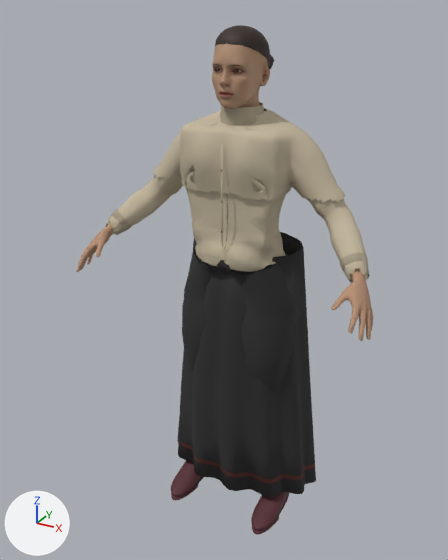
The glTF model web/public/models/characters/woman-shawl-lod0.glb as it was, and as the next commit left it.
Both versions are drawn from a camera (50 mm lens) standing at (0.923, -1.837, 1.813) and looking at (-0.052, -0.064, 0.927). The lights are fixed; the arrows at lower left show +X, +Y and +Z. The picture after the commit comes second.

The scene before the commit, as lines of its bpy script (objects in view):
```python
ob_human_footwear_lod0 = bpy.data.objects.new('Human_footwear_LOD0', me_fitted_boot_l)
ob_human_footwear_lod0.location = (0.0, 0.0, 0.0)
ob_human_legwear_lod0 = bpy.data.objects.new('Human_legwear_LOD0', me_tailored_breeches)
ob_human_legwear_lod0.location = (0.0, 0.0, 0.0)
ob_human_outfit_lod0 = bpy.data.objects.new('Human_outfit_LOD0', me_tailored_coat)
ob_human_outfit_lod0.location = (0.0, 0.0, 0.0)
# also in view: 'Human_skin_LOD0' at (0.0, -0.097, 1.353)
```
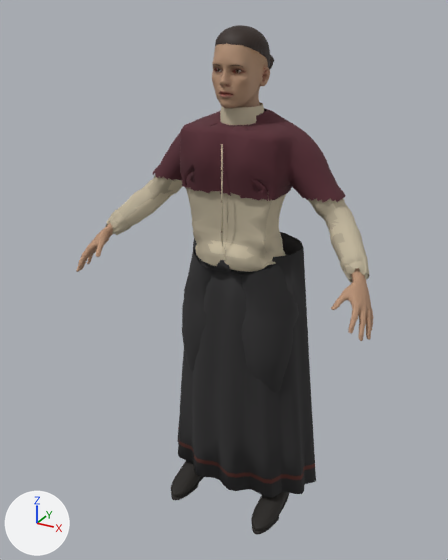
Boxes (x1, y1, x2, y2) around the edits, measured in the pictures (448 x 560 px):
'Human_outfit_LOD0', surface changed, recoloured (beige to brown): (110, 104, 369, 275) in both
'Human_footwear_LOD0', surface changed: (171, 461, 290, 534) in both

Diff of the bpy script that builds the scene:
```diff
--- a/web/public/models/characters/woman-shawl-lod0.glb.py
+++ b/web/public/models/characters/woman-shawl-lod0.glb.py
@@ img_broad_apparel_pigment_001 @@
+img_broad_apparel_pigment_001 = load_image('Broad_Apparel_Pigment.001', 'textures/52302e9c0a5b6205d982.png', 128, 128, 'sRGB')
@@ img_broad_apparel_pigment @@
+img_broad_apparel_pigment = load_image('Broad_Apparel_Pigment', 'textures/21e95830acf9042b1292.png', 128, 128, 'sRGB')
@@ img_broad_boot_wear_roughness @@
+img_broad_boot_wear_roughness = load_image('Broad_Boot_Wear_Roughness', 'textures/84a46d0d39e312f5300c.png', 128, 128, 'Non-Color')
@@ mat_apparel_atlas @@
 n4 = _N.new('ShaderNodeTexImage'); n4.name = 'Image Texture'
-n4.image = img_apparel_color
+n4.image = img_broad_apparel_pigment
 n5 = _N.new('ShaderNodeSeparateColor'); n5.name = 'Separate Color'
 n6 = _N.new('ShaderNodeTexImage'); n6.name = 'Image Texture.001'
-n6.image = img_apparel_metalrough
+n6.image = img_broad_boot_wear_roughness
 n7 = _N.new('ShaderNodeNormalMap'); n7.name = 'Normal Map'
@@ mat_apparel_atlas_001 @@
+mat_apparel_atlas_001 = bpy.data.materials.new('Apparel_Atlas.001')
+# uses the picture img_apparel_metalrough
+# uses the picture img_apparel_normal
+# uses the picture img_broad_apparel_pigment_001
@@ me_tailored_coat @@
 me_tailored_coat.from_pydata(...)  # 4469 vertices, 8189 faces; spans x -0.487..0.486, y -0.184..0.09, z 0.998..1.533
-me_tailored_coat.materials.append(mat_apparel_atlas)
+me_tailored_coat.materials.append(mat_apparel_atlas_001)
```
